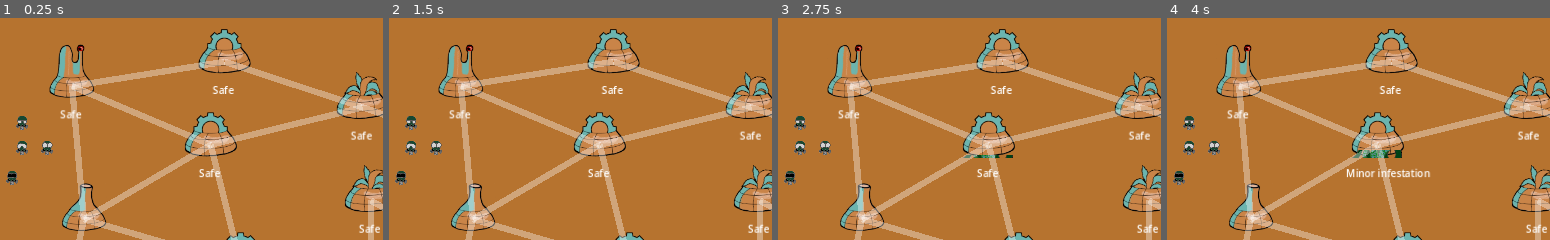
Above: before the commit, frames 1-4 (left to right).
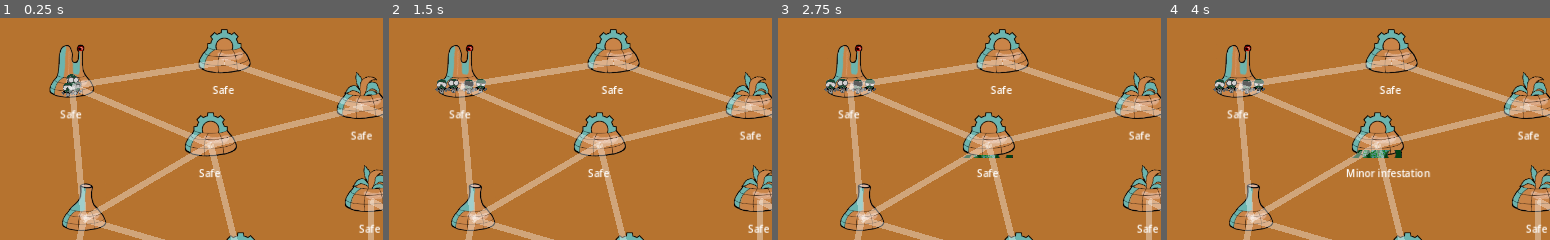
Above: after the commit, the same moments.

Repository: Aveli-games/contra-tentacula
Game: Godot game, scene res://main.tscn
Two runs of this game, one before a commit and one after it. Both use one fixed random seed, a clock stepped at 60 frames per second and the inputs below.
Inputs (mouse positions are % of the whole screen's width and height, from its top left):
- Up to frame 1 (0.25 s): no input
- Up to frame 2 (1.5 s): click (84, 37) at 0.52 s; click (84, 37) at 1.27 s
- Up to frame 3 (2.75 s): click (84, 37) at 2.02 s
- Up to frame 4 (4 s): tap Enter at 2.75 s; move the mouse to (9, 12) at 2.77 s; click (9, 12) at 2.92 s; tap Space at 3.5 s; move the mouse to (27, 25) at 3.52 s; click (27, 25) at 3.67 s
The pictures show only the part of the screen within x 0-50%, y 0-50%; the shares and areas given below are measured in that part.

The runs differ from the first frame. In frame 1, 0.9% of the frame differs, in the area x 1-22%, y 25-76%; in frame 2, 1.2%, in the area x 1-26%, y 27-76%; in frame 3, 1.2%; in frame 4, 1.2%.

Commit message:
Get building slots working
Disallow new move command if moving (to be improved later)

Diff:
--- /dev/null
+++ b/building_slot.gd
@@ -0,0 +1,14 @@
+extends Node2D
+
+class_name BuildingSlot
+
+var unit: Squad
+
+func fill(body: Squad):
+	body.target_position = global_position
+	unit = body
+	body.slot = self
+
+func empty(body: Squad):
+	unit = null
+	body.slot = null
--- /dev/null
+++ b/building_slot.tscn
@@ -0,0 +1,6 @@
+[gd_scene load_steps=2 format=3 uid="uid://djyatif2t3g15"]
+
+[ext_resource type="Script" path="res://building_slot.gd" id="1_wos5r"]
+
+[node name="BuildingSlot" type="Node2D"]
+script = ExtResource("1_wos5r")
--- a/dome.gd
+++ b/dome.gd
@@ -108,13 +108,14 @@
 	if resource_type != Globals.ResourceType.RESEARCH:
 		generate_resource()
 
-func _on_body_entered(body: Squad):
-	body.location = self
-
-func _on_body_exited(body):
-	body.location = null
-
 func _on_selection_area_input_event(viewport, event, shape_idx):
 	if event is InputEventMouseButton:
 		if event.button_index == MOUSE_BUTTON_RIGHT and event.pressed:
 			targeted.emit(self)
+
+func enter(squad: Squad):
+	squad.location = self
+	for slot in $Building/UnitSlots.get_children():
+		if not slot.unit:
+			slot.fill(squad)
+			break
--- a/dome.tscn
+++ b/dome.tscn
@@ -1,14 +1,15 @@
-[gd_scene load_steps=5 format=3 uid="uid://dc3j5h50tp0m2"]
+[gd_scene load_steps=6 format=3 uid="uid://dc3j5h50tp0m2"]
 
 [ext_resource type="Script" path="res://dome.gd" id="1_n1lt3"]
 [ext_resource type="Texture2D" uid="uid://be0sefnhug70t" path="res://art/dome_sprites/Dome_base_96.png" id="2_s0vf2"]
 [ext_resource type="Texture2D" uid="uid://wu2hvnkh20a3" path="res://art/dome_sprites/infestation_test_96.png" id="3_1jsn0"]
+[ext_resource type="PackedScene" uid="uid://djyatif2t3g15" path="res://building_slot.tscn" id="4_vpp8u"]
 
 [sub_resource type="RectangleShape2D" id="RectangleShape2D_ypw7x"]
 size = Vector2(82, 95)
 
 [node name="Dome" type="Area2D"]
-position = Vector2(544, 312)
+position = Vector2(593, 342)
 script = ExtResource("1_n1lt3")
 
 [node name="SelectionArea" type="Area2D" parent="."]
@@ -51,6 +52,20 @@
 fill_mode = 3
 texture_progress = ExtResource("3_1jsn0")
 
+[node name="UnitSlots" type="Node2D" parent="Building"]
+
+[node name="BuildingSlot" parent="Building/UnitSlots" instance=ExtResource("4_vpp8u")]
+position = Vector2(-33, 0)
+
+[node name="BuildingSlot2" parent="Building/UnitSlots" instance=ExtResource("4_vpp8u")]
+position = Vector2(-14, 0)
+
+[node name="BuildingSlot3" parent="Building/UnitSlots" instance=ExtResource("4_vpp8u")]
+position = Vector2(14, 0)
+
+[node name="BuildingSlot4" parent="Building/UnitSlots" instance=ExtResource("4_vpp8u")]
+position = Vector2(34, 0)
+
 [node name="CollisionPolygonHitBox" type="CollisionPolygon2D" parent="."]
 position = Vector2(0, -24)
 scale = Vector2(0.9, 0.9)
--- a/main.gd
+++ b/main.gd
@@ -66,9 +66,5 @@
 	selected_squad = squad_node
 
 func _on_dome_targeted(target_dome: Dome):
-	if selected_squad.location:
-		selected_squad.position = selected_squad.location.position
-		if selected_squad.location.connections.find(target_dome) != -1:
-			selected_squad.target_position = target_dome.position
-	else:
-		selected_squad.target_position = target_dome.position
+	if selected_squad:
+		selected_squad.move(target_dome)
--- a/main.tscn
+++ b/main.tscn
@@ -67,15 +67,15 @@
 [node name="Squads" type="Node2D" parent="."]
 
 [node name="Scientists" parent="Squads" instance=ExtResource("2_e070c")]
-position = Vector2(64, 168)
+position = Vector2(120, 96)
 
 [node name="Pyros" parent="Squads" instance=ExtResource("2_e070c")]
-position = Vector2(48, 256)
+position = Vector2(128, 120)
 
 [node name="Botanists" parent="Squads" instance=ExtResource("2_e070c")]
-position = Vector2(104, 208)
+position = Vector2(168, 96)
 
 [node name="Engineers" parent="Squads" instance=ExtResource("2_e070c")]
-position = Vector2(64, 208)
+position = Vector2(160, 120)
 
 [node name="UI" parent="." instance=ExtResource("4_6vko8")]
--- a/squad.gd
+++ b/squad.gd
@@ -8,9 +8,10 @@
 const BASE_MOVE_SPEED = 100 # TODO: Determine best value for this constant
 
 var location: Dome
+var slot: BuildingSlot
 
 var target_position: Vector2
-var velocity = Vector2.ZERO
+var velocity: Vector2 = Vector2.ZERO
 
 func set_sprite(path: String):
 	$Sprite2D.texture = load(path)
@@ -25,14 +26,26 @@
 		var direction = (target_position - position).normalized()
 		velocity = direction * BASE_MOVE_SPEED
 		position += velocity * delta
+	elif velocity != Vector2.ZERO:
+		velocity = Vector2.ZERO
 
 # TODO: Update this with respective squad actions
 func _on_area_entered(area: Dome):
+		area.enter(self)
 		area.add_infestation_modifier(BASE_INFESTATION_FIGHT_RATE * 3)
-		location = area
-		position = location.position
 
 # TODO: Update this with respective squad actions
 func _on_area_exited(area: Dome):
 		area.add_infestation_modifier(-BASE_INFESTATION_FIGHT_RATE * 3)
 		location = null
+
+func move(target: Dome):
+	if velocity == Vector2.ZERO:
+		if location:
+			if location != target && location.connections.find(target) != -1:
+				position = location.position
+				if slot:
+					slot.empty(self)
+				target_position = target.position
+		else:
+			target_position = target.position
